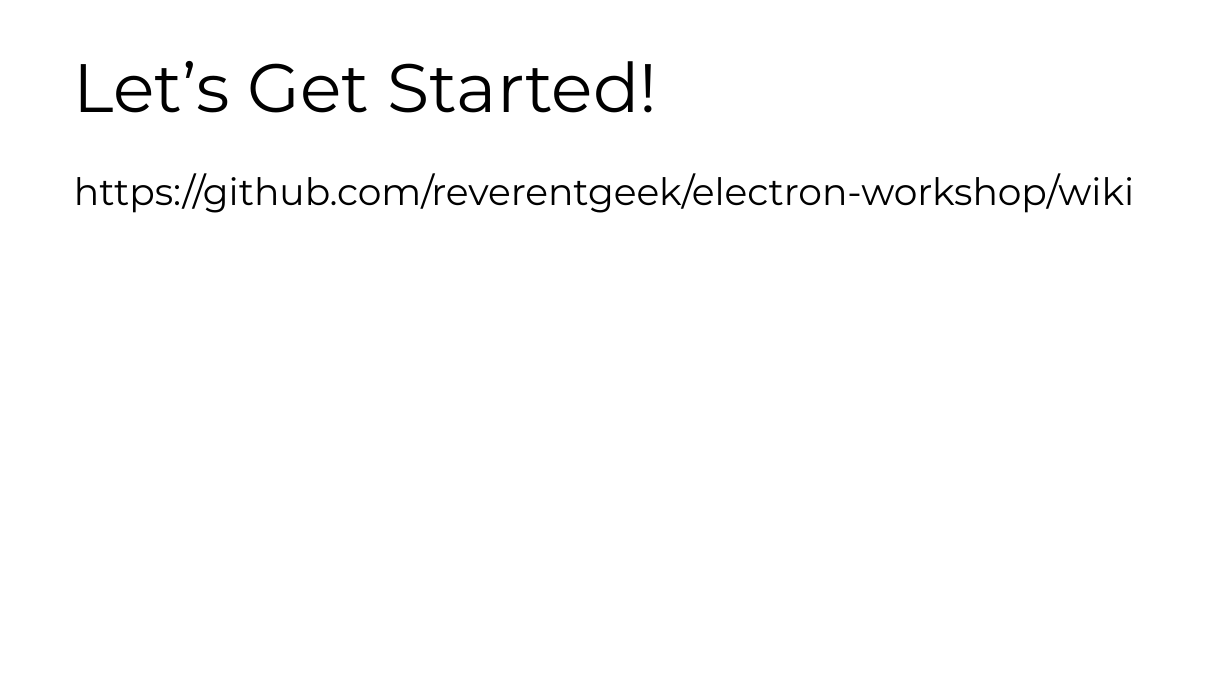
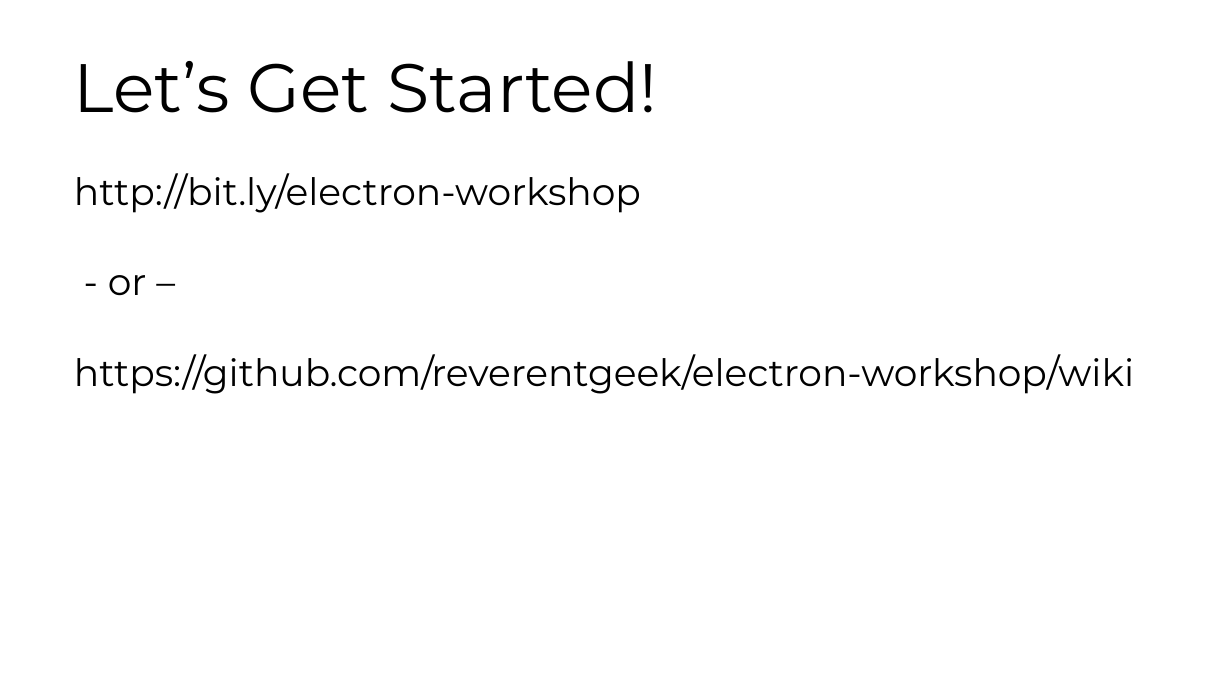
Before and after one commit to reverentgeek/electron-workshop, a slide deck: slide 9 of Electron Workshop.pptx. Drawn at 1232x693 pixels with LibreOffice and Linux fonts; fonts in the diff are those of the drawing. Boxes give left, top, right and bottom in pixels: in the first picture for what was removed or moved away, otherwise in the second. Text is boxed around its words. In the diff, an @@ line names an element or a change of style, - is before the commit and + after.

Commit message:
Updating slides

```diff
--- a/Electron Workshop.pptx
+++ b/Electron Workshop.pptx
@@ text at (74, 173, 641, 296): paragraphs added @@
+http://bit.ly/electron-workshop
+- or –
```
Also in this commit, not shown: 1 other file.
